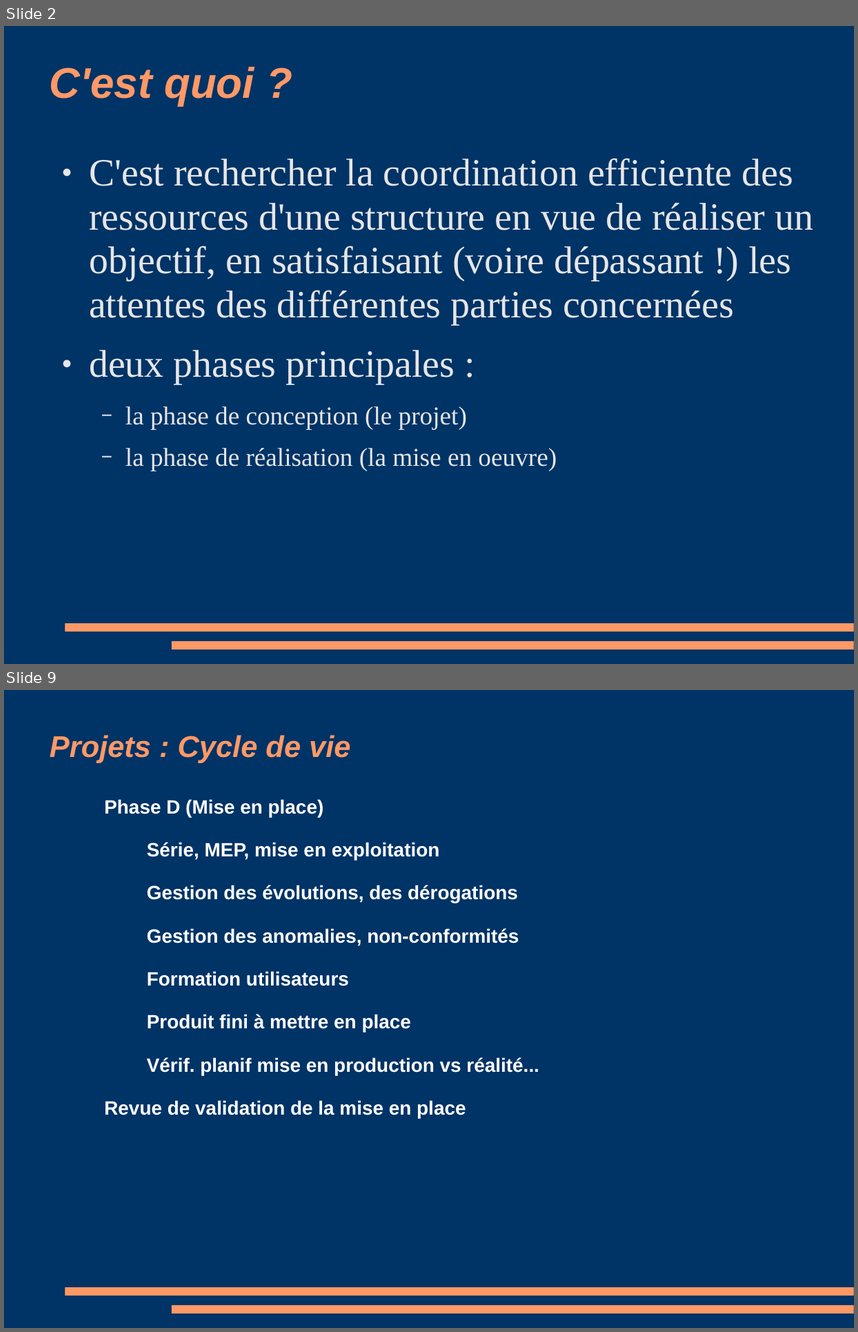
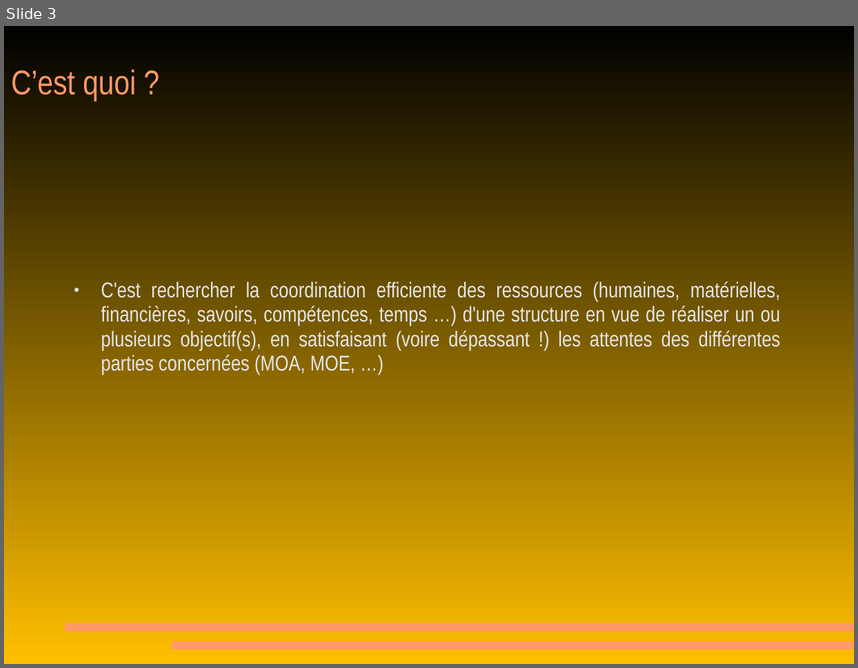
Before and after one commit to MichaelMondou/Cours, a slide deck: Gestion de projet/010 cours 1 gestion projet.pps. Shown one above the other, each under a label of ours: slides 2 and 9 before the commit, slide 3 after it; the slides between them are not shown. The pictures are 858x1332 and 858x668 pixels, drawn with LibreOffice and Linux fonts; fonts in the diff are those of the drawing. Boxes give left, top, right and bottom in pixels: in the first picture for what was removed or moved away, otherwise in the second. Text is boxed around its words. In the diff, an @@ line names an element or a change of style, - is before the commit and + after.

Commit message:
Les PDFs de gestion de projet à jour.

```diff
--- a/Gestion de projet/010 cours 1 gestion projet.pps
+++ b/Gestion de projet/010 cours 1 gestion projet.pps
@@ slide 9 removed at (4,690,854,1328), background #003366; not listed: 2 template elements that a slide beside it also shows @@
@@ title removed at (50,735,350,763) @@
-Projets : Cycle de vie
@@ text removed at (104,799,539,1118) @@
-    Phase D (Mise en place)
-      Série, MEP, mise en exploitation
-      Gestion des évolutions, des dérogations
-      Gestion des anomalies, non-conformités
-      Formation utilisateurs
-      Produit fini à mettre en place
-      Vérif. planif mise en production vs réalité...
-    Revue de validation de la mise en place
@@ what was slide 2 is now slide 3 @@
@@ slide 3 changed as well @@
@@ background #003366 to gradient #000000 to #FFBF00 @@
@@ title at (11,69,136,101): text changed; size 40 to 32 pt; font Arial to Arial Narrow; bold off; italic off @@
-C'est quoi ?
+C’est quoi ?
@@ text at (101,281,781,374): text changed; size 36 to 20 pt; font Times New Roman to Arial Narrow @@
-● C'est rechercher la coordination efficiente des ressources d'une structure en vue de réaliser un objectif, en satisfaisant (voire dépassant !) les attentes des différentes parties concernées
-● deux phases principales :
-  − la phase de conception (le projet)
-  − la phase de réalisation (la mise en oeuvre)
+● C'est rechercher la coordination efficiente des ressources (humaines, matérielles, financières, savoirs, compétences, temps …) d'une structure en vue de réaliser un ou plusieurs objectif(s), en satisfaisant (voire dépassant !) les attentes des différentes parties concernées (MOA, MOE, …)
```
Also in this commit, not shown: 5 other slides changed, 9 slides added, 7 other slides removed, 9 other files.
